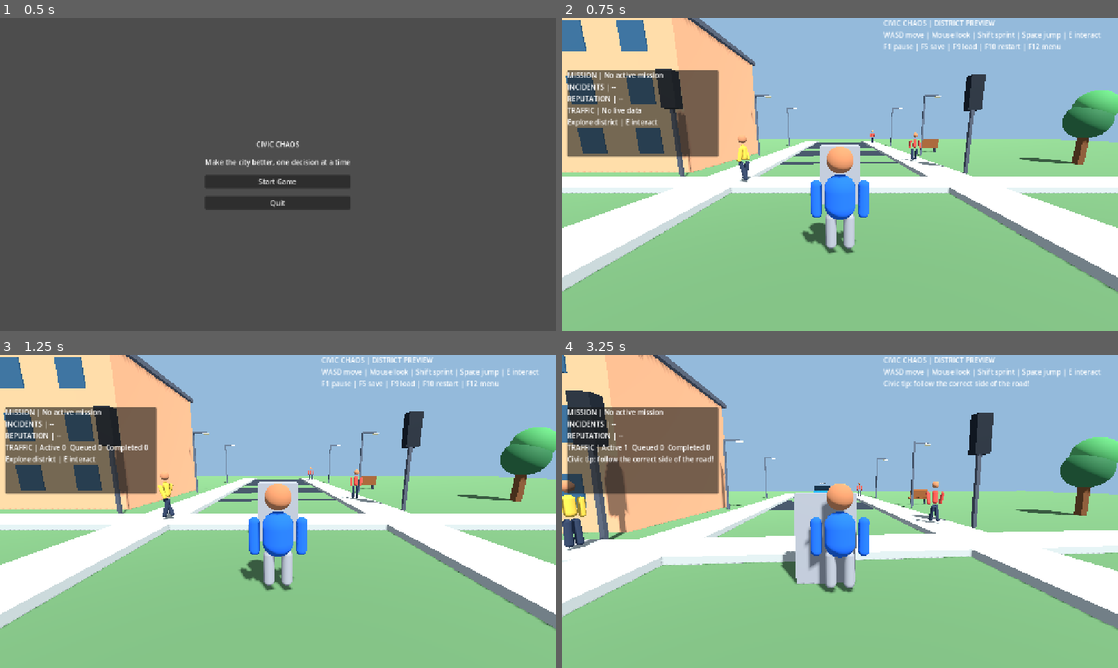
Above: before the commit, frames 1-4 (two rows, left to right).
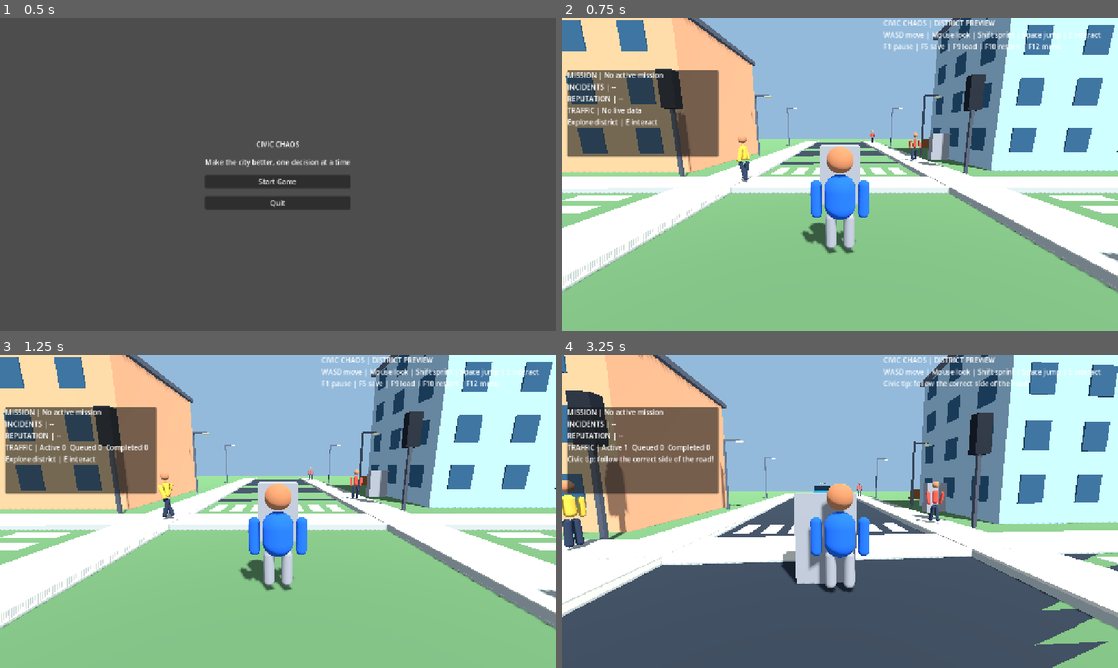
Above: after the commit, the same moments.

Repository: gauravprajapat-23/civic-chaos
Game: Godot game, scene res://scenes/core/menu.tscn
Two runs of this game, one before a commit and one after it. Both use one fixed random seed, a clock stepped at 60 frames per second and the inputs below.
Inputs (mouse positions are in pixels of both pictures, inside the frame that each line leads up to):
- Up to frame 1 (0.5 s): no input
- Up to frame 2 (0.75 s): click "Start Game" at 0.5 s
- Up to frame 3 (1.25 s): no input
- Up to frame 4 (3.25 s): tap Enter at 1.25 s; move the mouse to (867, 511) at 1.27 s; hold E (interact) 1.28-2.03 s; hold W (move_forward) from 1.28 s (still down); tap Space (jump) at 1.52, 2.27 s; move the mouse to (812, 511) at 2.02 s; tap Shift (sprint) at 2.1 s; move the mouse to (851, 505) at 2.77 s; hold E (interact) from 2.78 s (still down)

Frame 1 is identical in both runs. In frame 2, 17% of the frame differs, in the area x 0-100%, y 0-87%; in frame 3, 17%; in frame 4, 49%, in the area x 0-100%, y 0-100%.
Error before the commit: Out of bounds get index '4' (on base: 'Array') (res://scripts/world/neighborhood.gd:32)

Commit message:
fix(world): keep four building variants within array bounds

Diff:
--- a/scripts/world/neighborhood.gd
+++ b/scripts/world/neighborhood.gd
@@ -28,7 +28,7 @@
         _block("SidewalkZ%d" % side, Vector3(0, 0.1, sign_value * (road_half + sidewalk_width * 0.5)), Vector3(half * 2.0, 0.2, sidewalk_width))
     for x in [-1, 1]:
         for z in [-1, 1]:
-            var variation: int = (x + 1) + (z + 1) * 2
+            var variation: int = (int(x) + 1) / 2 + (int(z) + 1)
             var height: float = building_height * [1.0, 1.25, 0.85, 1.5][variation]
             var width: float = [10.0, 9.0, 11.0, 9.5][variation]
             var center := Vector3(float(x) * (road_half + 9.0), height * 0.5, float(z) * (road_half + 9.0))
